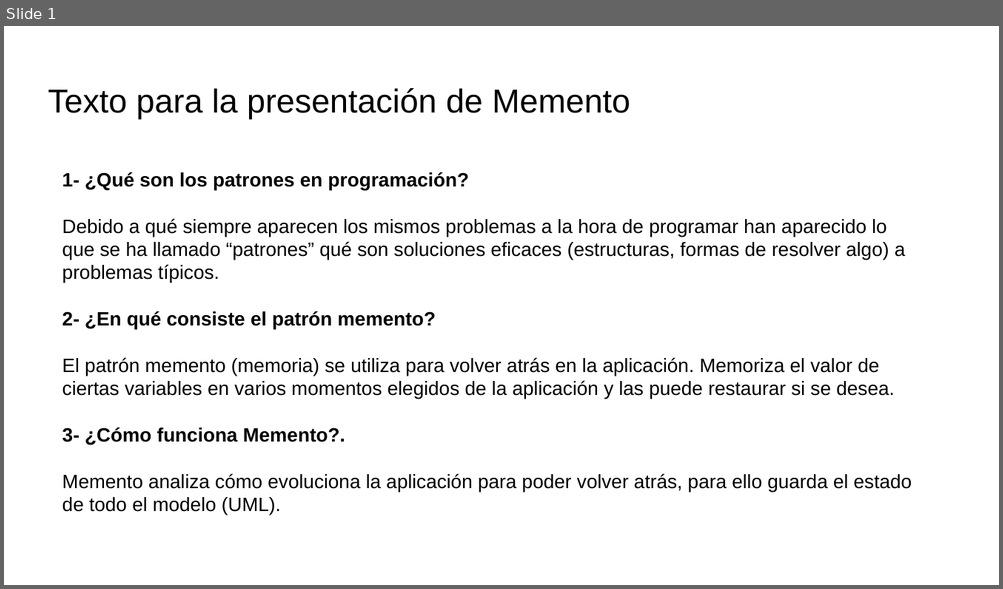
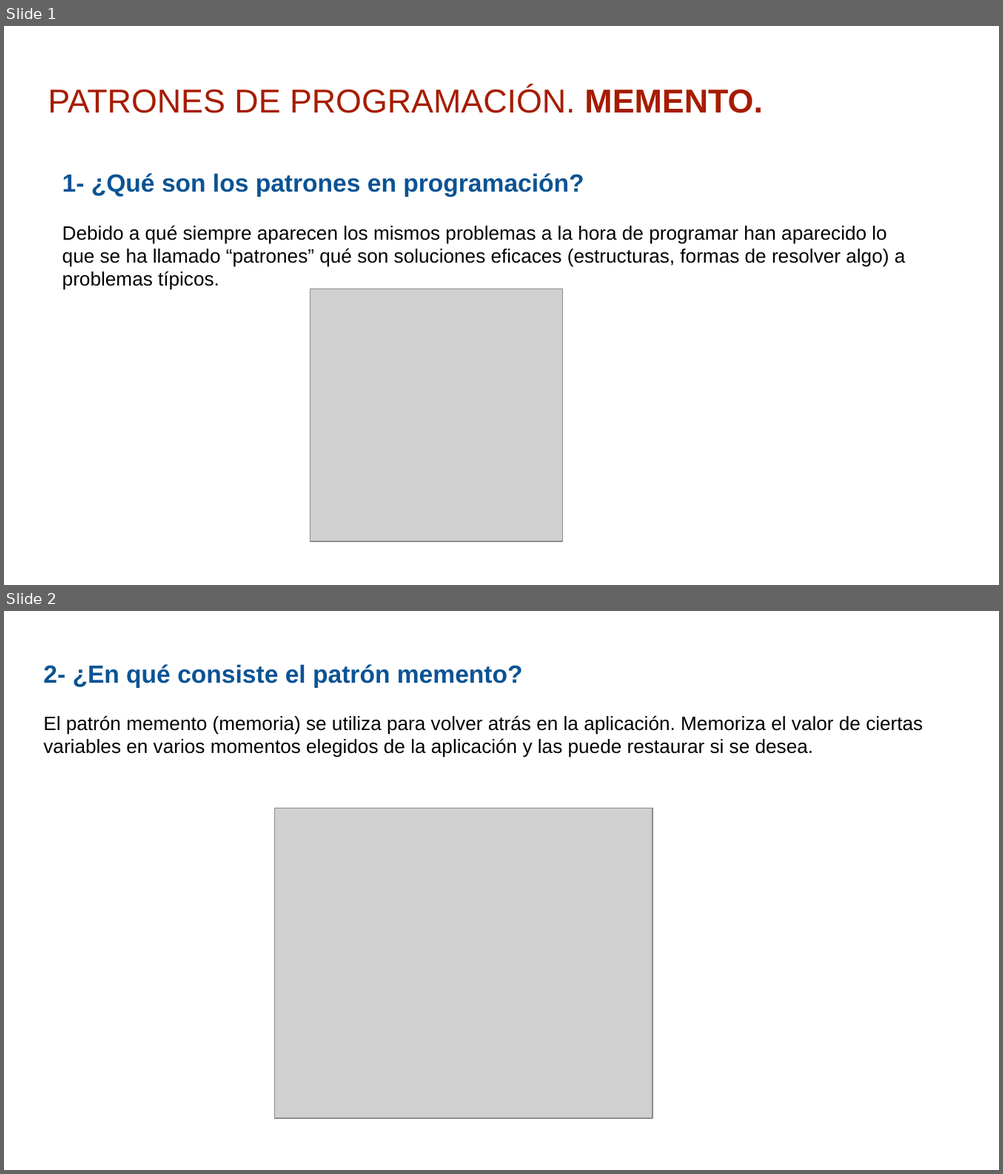
Before and after one commit to nachogarciaprieto/Memento, a slide deck: mementoPresentacionEntornosDesarrolloDAW2019.odp. Shown one above the other, each under a label of ours: slide 1 before the commit, slides 1 and 2 after it. The pictures are 1003x589 and 1003x1174 pixels, drawn with LibreOffice and Linux fonts; fonts in the diff are those of the drawing; grey boxes stand for pictures. Boxes give left, top, right and bottom in pixels: in the first picture for what was removed or moved away, otherwise in the second. Text is boxed around its words. In the diff, an @@ line names an element or a change of style, - is before the commit and + after.

Commit message:
Finalizada Presentación Memento
Terminada la presentación de Memento.

9 diapositivas con imágenes y animaciones.

```diff
--- a/mementoPresentacionEntornosDesarrolloDAW2019.odp
+++ b/mementoPresentacionEntornosDesarrolloDAW2019.odp
@@ slide 2 added at (x1=4, y1=611, x2=999, y2=1170), background #FFFFFF @@
@@ subtitle added at (x1=43, y1=664, x2=922, y2=758), 14 pt, text #000000 @@
+2- ¿En qué consiste el patrón memento?
+El patrón memento (memoria) se utiliza para volver atrás en la aplicación. Memoriza el valor de ciertas variables en varios momentos elegidos de la aplicación y las puede restaurar si se desea.
@@ picture added at (x1=275, y1=808, x2=652, y2=1118) @@
@@ slide 1 changed as well @@
@@ title at (x1=48, y1=87, x2=762, y2=113): text changed; text colour #000000 to #A61C00 @@
-Texto para la presentación de Memento
+PATRONES DE PROGRAMACIÓN. MEMENTO.
@@ text at (x1=62, y1=173, x2=583, y2=197): size 14 to 18 pt, text colour #000000 to #0B5394 in "1- ¿Qué son los patrones en programación?" @@
@@ picture added at (x1=310, y1=289, x2=562, y2=543) @@
@@ text at (x1=62, y1=312, x2=912, y2=516): paragraphs removed @@
-2- ¿En qué consiste el patrón memento?
-El patrón memento (memoria) se utiliza para volver atrás en la aplicación. Memoriza el valor de ciertas variables en varios momentos elegidos de la aplicación y las puede restaurar si se desea.
-3- ¿Cómo funciona Memento?.
-Memento analiza cómo evoluciona la aplicación para poder volver atrás, para ello guarda el estado de todo el modelo (UML).
```
Also in this commit, not shown: 2 other slides changed, 5 other slides added, 1 other file.
